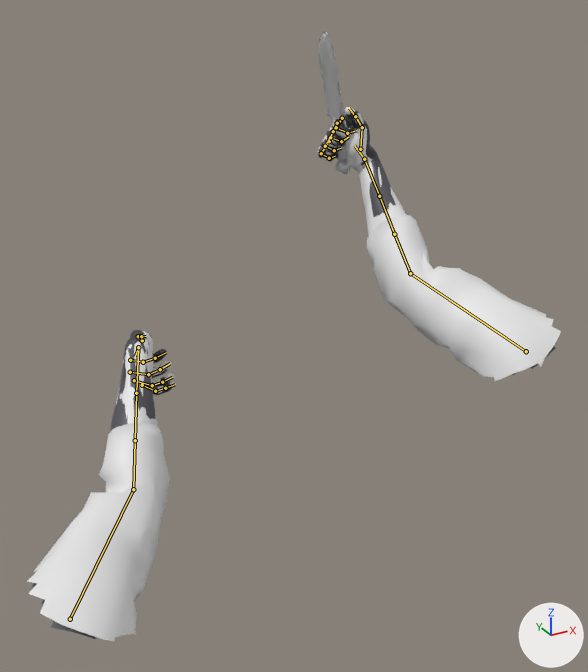
An edit to the glTF model client/public/models/viewmodel_knife.glb, drawn before and after from the same camera.
Rendered twice from a camera (50 mm lens) standing at (-0.693, -1.149, 0.24) and looking at (-0.039, 0.039, -0.355). Arrows for +X, +Y and +Z are at lower right; the lights stay in place. The first picture is the older version. Both versions are drawn at frame 4 of the action 'knife_swing'; the numbers are the values there. The bones that change, and the others that lie on the model, are drawn over the model as lines.

The first picture shows 'vm_ghost', 'vm_knife'.
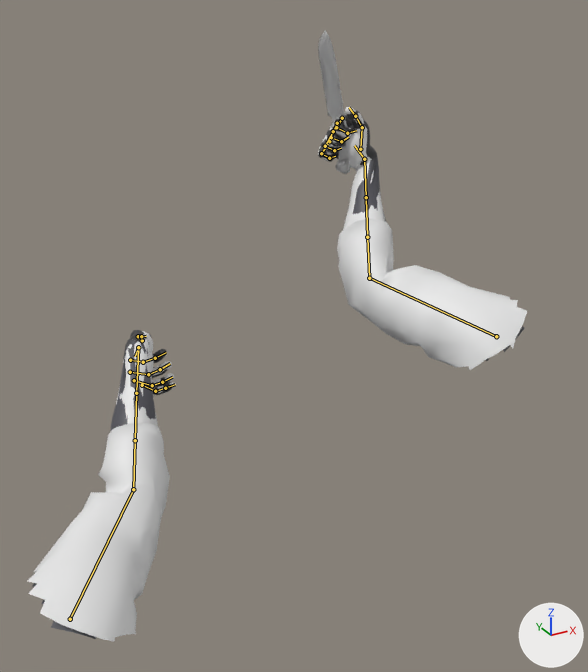
Changed parts and their boxes [x1, y1, x2, y2] in the pictures (588 x 672 px):
```json
{"object": "vm_knife", "change": "posed", "before": [27, 31, 561, 642], "after": [27, 31, 527, 642], "on screen": "6% narrower"}
{"object": "vm_ghost", "change": "posed", "before": [32, 110, 556, 639], "after": [32, 109, 525, 639]}
{"bone": "UpperArm.R", "before": "(526, 351) to (410, 273)", "after": "(496, 336) to (369, 278)"}
{"bone": "LowerArm.R", "before": "(410, 273) to (394, 234)", "after": "(369, 278) to (367, 237)"}
```

Edits to the scene script, one JSON object a line:
```json
{"block": "bone_upperarm_r", "where": "bone_upperarm_r = bpy.data.objects['rig_knife'].pose.bones['UpperArm.R']"}
{"op": "set", "path": "bone_upperarm_r.location", "old": "(-1.521, 1.188, 0.128)", "new": "(-1.458, 1.192, 0.101)"}
{"op": "set", "path": "bone_upperarm_r.rotation_quaternion", "old": "(0.669, -0.637, 0.0, -0.382)", "new": "(0.728, -0.585, 0.0, -0.356)", "note": "degrees (-78, -29, -36) -> degrees (-70, -25, -35)"}
{"block": "bone_lowerarm_r", "where": "bone_lowerarm_r = bpy.data.objects['rig_knife'].pose.bones['LowerArm.R']  # child of 'UpperArm.R'"}
{"op": "set", "path": "bone_lowerarm_r.rotation_quaternion", "old": "(0.827, -0.188, 0.084, -0.524)", "new": "(0.675, -0.227, 0.071, -0.699)", "note": "degrees (-23, -3, -64) -> degrees (-25, -13, -89)"}
{"block": "bone_wrist_r", "where": "bone_wrist_r = bpy.data.objects['rig_knife'].pose.bones['Wrist.R']  # child of 'LowerArm.R'"}
{"op": "set", "path": "bone_wrist_r.rotation_quaternion", "old": "(0.589, -0.038, 0.781, 0.205)", "new": "(0.554, -0.126, 0.754, 0.331)", "note": "degrees (-51, 111, -31) -> degrees (-65, 113, -26)"}
```
